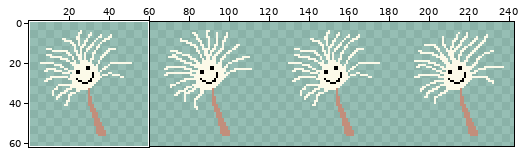
A sprite sheet gets an edit: assets/dandelion.png. The first picture is a wide view before the edit; the outline marks the close-up.
Close-up. Earlier state:
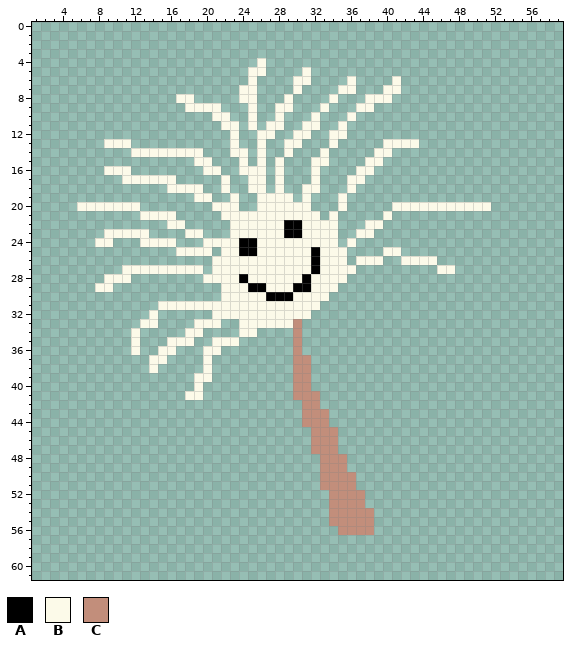
The file is 248x62 pixels. Shown: x 1..59, y 0..61. The wide view leaves out empty margins. The commit also changed other parts of the picture, which this record leaves out.
Palette (. is transparent): A #000000  B #fcfae9  C #c28e7b
Pixels before (only the part around the change), first column x 1:
 0 ........................................................
 1 ........................................................
 2 ........................................................
 3 ........................................................
 4 .........................B..............................
 5 ........................BB....B.........................
 6 ........................B....BB....B....B...............
 7 .......................BB....B....BB...BB...............
 8 ................BB.....BB...B....B...BBB................
 9 .................BBBB...B..BB...B...BB..................
10 ....................BB..B..B...B...B....................
11 .....................BB.B.BB..BB..B.....................
12 ......................B..BB..BB..BB.....................
13 ........BBB...........B..B..BB...B.....BBBB.............
14 ...........BBBBBBBB...BB.B..B...B.....BB................
15 ..................BB...B.B.B...BB....BB.................
16 ........BBB........BB..BBB.B...B....BB..................
17 ..........BBBBBB.....B..BB.B...B...BB...................
18 ...............BBBB..B..BB.B..BB...B....................
19 ..................BB..B..BBBB.B...B.....................
20 .....BBBBBBB........BBB..BBBBBB...B.....BBBBBBBBBBB.....
21 ............BBBB.....BBBBBBBBBBB.B.....B................
22 ...............BB.....BBBBBBAABBBB...BB.................
23 ........BBBBB....BB...BBBBBBAABBBB..BB..................
24 .......BB...BBBB...BBBBAABBBBBBBBB.B....................
25 ................BBBB.BBAABBBBBBABBB....BB...............
26 ....................BBBBBBBBBBBABBB.BBB..BBBB...........
27 ..........BBBBBBBBB.BBBBBBBBBBBABBBB.........BB.........
28 ........BBB........BBBBABBBBBBABBBB.....................
29 .......BB............BBBAABBBAABBB......................
30 .....................BBBBBAAABBBB.......................
31 ..............BBBBBBBBBBBBBBBBBB........................
32 .............B......BBBBBBBBBBB.........................
33 ............BB....BBB..BBBBBBC..........................
34 ...........B.....BB....BB....C..........................
35 ...........B...BBB..BBB......C..........................
36 ...........B..BB...BB........C..........................
37 .............BB....B.........CC.........................
38 .............B.....B.........CC.........................
39 ..................BB.........CC.........................
40 ..................B..........CC.........................
41 .................BB..........CCC........................
42 ..............................CC........................
43 ..............................CCC.......................
44 ..............................CCC.......................
45 ...............................CCC......................
46 ...............................CCC......................
47 ...............................CCC......................
48 ................................CCC.....................
49 ................................CCC.....................
50 ................................CCCC....................
51 ................................CCCC....................
52 .................................CCCC...................
53 .................................CCCC...................
54 .................................CCCCC..................
55 .................................CCCCC..................
56 ..................................CCCC..................
57 ........................................................
58 ........................................................
59 ........................................................
60 ........................................................
61 ........................................................
After the commit:
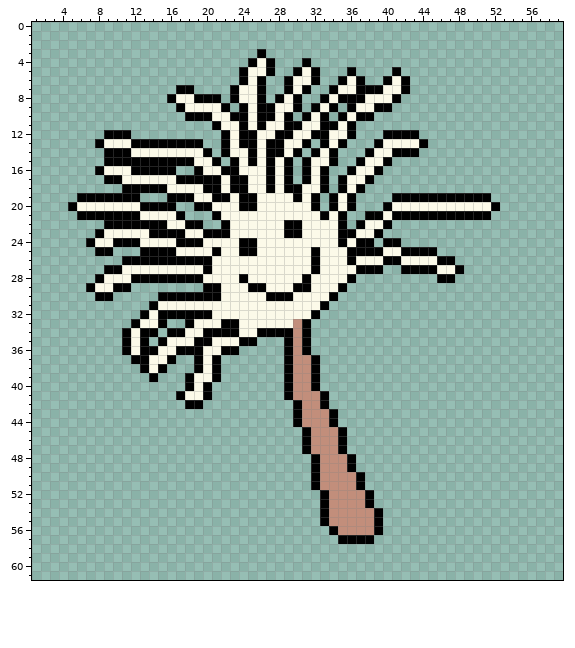
The exact change:
Changed rows in their new state; - is an unchanged pixel.
first column x 5:
 3 ---------------------A--------------------------
 4 --------------------A-A---A---------------------
 5 -------------------A--A--A-A---A----A-----------
 6 -------------------A-A--A--A--A-A--A-A----------
 7 ------------AA----A--A--A-A--A--AAA--A----------
 8 -----------A--AAA-A--A-A-A--A-AAA---A-----------
 9 ------------A----A-A-AA--A-A-A-A--AA------------
10 -------------AAA--AA-AA-A-A-A-A-AA--------------
11 ----------------A--A-A--AA--AA-A----------------
12 ----AAA----------A-AA--AA--AA--A---AAAA---------
13 ---A---AAAAAAAA--A-AA-AA--A-A-A---A----A--------
14 ----AAA--------A-A--A-AA-A-A-A---A--AAA---------
15 ----AAAAAAAAAA--A-A-A-A-A-A--A--A--A------------
16 ---A---AAAAA--A--AA---A-A-A-A--A--A-------------
17 ----AA------AAAAA-AA--A-A-A-A-A--A--------------
18 ------AAAAA----AA-AA--A-AA--A-A-A---------------
19 -AAAAAAA---AAA--AA-AA----A-A-A-A----AAAAAAAAAAA-
20 A-------AAAA--AA---AA------A-A-A---A-----------A
21 -AAAAAAA----A---A-----------A-A--AA-AAAAAAAAAAA-
22 ----AAAAAAA--AA--A------------A-A--A------------
23 ---A-----AAAA--AAA------------AA--A-------------
24 --A--AAA----AAA---------------A-AA-AA-----------
25 ---AA---AAAA----A--------------AAAA--AAAA-------
26 ------AAAAAAAAAA---------------A---AA----AA-----
27 ----AA---------A----------------AAA--AAAA--A----
28 ---A---AAAAAAAA----------------A---------AA-----
29 --A--AA--------AA-------------A-----------------
30 ---AA-----AAAAAAA------------A------------------
31 ---------A------------------A-------------------
32 --------A-AAAAAA-----------A--------------------
33 -------A--A--A---AA-------A---------------------
34 ------A-AA-AA--AAAA--AAAA-A---------------------
35 ------A-A-A---AA---AA---A-A---------------------
36 ------A-AA--AAA--AA-----A-A---------------------
37 -------AA--A--A-A-------A--A--------------------
38 --------A-A---A-A-------A--A--------------------
39 ---------A---A--A-------A--A--------------------
40 -------------A-A--------A--A--------------------
41 ------------A--A--------A---A-------------------
42 -------------AA----------A--A-------------------
43 -------------------------A---A------------------
44 -------------------------A---A------------------
45 --------------------------A---A-----------------
46 --------------------------A---A-----------------
47 --------------------------A---A-----------------
48 ---------------------------A---A----------------
49 ---------------------------A---A----------------
50 ---------------------------A----A---------------
51 ---------------------------A----A---------------
52 ----------------------------A----A--------------
53 ----------------------------A----A--------------
54 ----------------------------A-----A-------------
55 ----------------------------A-----A-------------
56 -----------------------------A----A-------------
57 ------------------------------AAAA--------------
Boxes around the changes in both close-ups, in picture pixels (x1, y1, x2, y2):
added: (68, 49, 500, 544)
